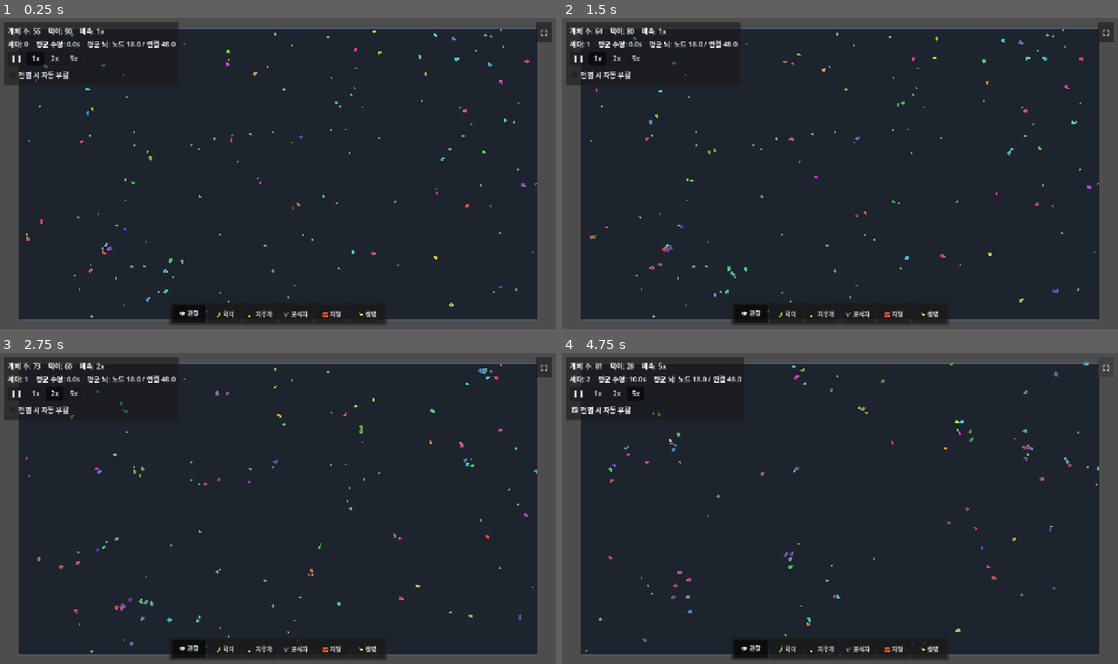
Above: before the commit, frames 1-4 (two rows, left to right).
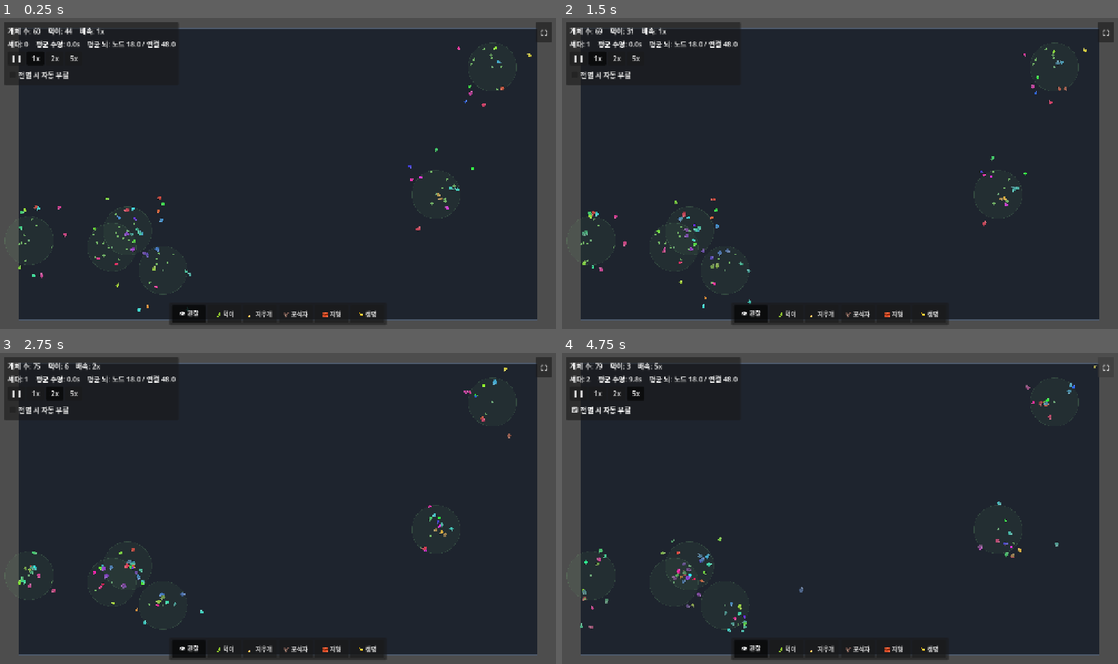
Above: after the commit, the same moments.

Repository: MoriochoRadio/mindlings
Game: Godot game, scene res://scenes/Main.tscn
The game is run twice, just before and just after one commit, with the same random seed, the same clock (stepped at 60 frames per second) and the same inputs.
Inputs:
- Up to frame 1 (0.25 s): no input
- Up to frame 2 (1.5 s): click "❚❚" at 0.5 s; click "1x" at 1.25 s
- Up to frame 3 (2.75 s): click "2x" at 2 s
- Up to frame 4 (4.75 s): click "5x" at 2.75 s; click "전멸 시 자동 부활" at 3.5 s; click "⛶" at 4.25 s

The runs differ from the first frame. In frame 1, 1.2% of the frame differs, in the area x 0-97%, y 3-97%; in frame 2, 1.2%; in frame 3, 1.3%; in frame 4, 1.6%, in the area x 0-97%, y 1-98%.

Commit message:
능동적 생존 1단계: 먹이를 '장소(재생 식물 군락)'에서 나게
DEPTH_ROADMAP '능동적 생존' / IDEAS_BACKLOG 2026-06-14 반영. 전역 랜덤 스폰(수동적·밋밋)을
없애고, 먹이가 '식물 군락'에서 재생되게 → 개체가 자원을 향해 이동·경쟁·군집(정착·농사의 토대).

- FoodSource(신규 scripts/food_source.gd + scenes/FoodSource.tscn): 시드 위치의 재생 군락.
  주변 반경에 먹이를 주기적으로 capacity까지 재생(델타 누적 → 배속 반영). 생길 때 즉시 일부 채움(손맛).
  비옥한 땅을 은은한 패치로 표시(절제). 재생속도·반경·용량 @export.
- World: 전역 스폰(FoodTimer/_spawn_food_random/spawn_food_at) 제거. FoodSources 컨테이너 추가.
  spawn_food_in_radius/count_food_near/spawn_food_source_at/remove_food_sources_near 추가.
  시작 시 군락 N개 심고(각자 즉시 먹이 채움), 개체는 군락 근처에서 시작(초반 대량 아사 방지).
  max_food=전역 안전상한, initial_food_sources/max_food_sources @export.
- GodTools: 🍃 먹이 도구가 이제 '식물 군락 심기'(드래그로 여러 개, 간격 food_source_step).
  지우개/우클릭은 먹이+군락+벽을 함께 제거.
- 개체 인식은 그대로(기존 먹이 센서·시야차단·그리드 활용 — 새 센서 없음).
- 범위: 이번은 '먹이=장소(재생)'까지. 물·건강·집·농사·협동은 다음.
- docs: IDEAS_BACKLOG 2026-06-14, DEPTH_ROADMAP 5장 반영.

Co-Authored-By: Claude Opus 4.8 (1M context) <noreply@anthropic.com>

Diff:
--- /dev/null
+++ b/scenes/FoodSource.tscn
@@ -0,0 +1,6 @@
+[gd_scene load_steps=2 format=3 uid="uid://c8mindlingsfoodsource"]
+
+[ext_resource type="Script" path="res://scripts/food_source.gd" id="1_foodsrc"]
+
+[node name="FoodSource" type="Node2D"]
+script = ExtResource("1_foodsrc")
--- a/scenes/World.tscn
+++ b/scenes/World.tscn
@@ -1,10 +1,11 @@
-[gd_scene load_steps=6 format=3 uid="uid://c3mindlingsworld"]
+[gd_scene load_steps=7 format=3 uid="uid://c3mindlingsworld"]
 
 [ext_resource type="Script" path="res://scripts/World.gd" id="1_world"]
 [ext_resource type="PackedScene" path="res://scenes/Creature.tscn" id="2_creature"]
 [ext_resource type="PackedScene" path="res://scenes/Food.tscn" id="3_food"]
 [ext_resource type="Script" path="res://scripts/GodTools.gd" id="4_godtools"]
 [ext_resource type="PackedScene" path="res://scenes/Predator.tscn" id="5_predator"]
+[ext_resource type="PackedScene" path="res://scenes/FoodSource.tscn" id="6_foodsrc"]
 
 [node name="World" type="Node2D"]
 position = Vector2(40, 40)
@@ -12,6 +13,9 @@
 creature_scene = ExtResource("2_creature")
 food_scene = ExtResource("3_food")
 predator_scene = ExtResource("5_predator")
+food_source_scene = ExtResource("6_foodsrc")
+
+[node name="FoodSources" type="Node2D" parent="."]
 
 [node name="Creatures" type="Node2D" parent="."]
 
@@ -19,8 +23,5 @@
 
 [node name="Predators" type="Node2D" parent="."]
 
-[node name="FoodTimer" type="Timer" parent="."]
-autostart = true
-
 [node name="GodTools" type="Node2D" parent="."]
 script = ExtResource("4_godtools")
--- a/scripts/GodTools.gd
+++ b/scripts/GodTools.gd
@@ -9,12 +9,10 @@
 
 enum Tool { OBSERVE, FOOD, ERASE, PREDATOR, WALL, LIFE }
 
-@export_group("먹이 뿌리기")
-## 한 번 찍을 때 먹이가 퍼지는 반경(px). 크게 = 관대한 조작(캐주얼).
-@export var spread_radius: float = 42.0
-## 한 번의 적용(찍기/드래그 한 스텝)당 뿌리는 먹이 수.
-@export var food_per_drop: int = 4
-## 드래그로 칠할 때 이만큼 움직일 때마다 한 번 더 뿌린다(과도 스폰·뭉침 방지).
+@export_group("먹이 / 식물 군락")
+## 드래그로 식물 군락을 심을 때 간격(px). 너무 빽빽하지 않게.
+@export var food_source_step: float = 50.0
+## 드래그로 칠할 때 기본 최소 간격(px) — 벽 등 다른 도구 공용.
 @export var paint_step: float = 16.0
 
 @export_group("지우개")
@@ -87,6 +85,8 @@
 			return maxf(4.0, wall_brush * 0.8)
 		Tool.LIFE:
 			return life_step
+		Tool.FOOD:
+			return food_source_step
 	return paint_step
 
 func _apply(tool_id: int, pos: Vector2) -> void:
@@ -96,7 +96,7 @@
 			if _world != null:
 				_world.select_creature_at(pos)
 		Tool.FOOD:
-			_spread_food(pos)
+			_plant_food_source(pos)
 		Tool.ERASE:
 			_erase(pos)
 		Tool.PREDATOR:
@@ -107,24 +107,19 @@
 			_spawn_life(pos)
 	_last_paint = pos
 
-func _spread_food(pos: Vector2) -> void:
+## 🍃 먹이 도구: 그 자리에 식물 군락을 심는다(드래그로 여러 개). 군락이 즉시 먹이를 채운다(손맛).
+func _plant_food_source(pos: Vector2) -> void:
 	if _world == null:
 		return
-	var any: bool = false
-	for i in food_per_drop:
-		var off := Vector2(randf_range(-1.0, 1.0), randf_range(-1.0, 1.0))
-		if off.length() > 1.0:
-			off = off.normalized()  # 원 안에 고르게
-		if _world.spawn_food_at(pos + off * spread_radius):
-			any = true
-	if any:
-		_spawn_effect(pos, spread_radius, _FOOD_COLOR)
+	if _world.spawn_food_source_at(pos):
+		_spawn_effect(pos, 40.0, _FOOD_COLOR)
 
-## 지우개(보조 모드 포함): 반경 안의 먹이와 벽을 함께 지운다.
+## 지우개(보조 모드 포함): 반경 안의 먹이·식물 군락·벽을 함께 지운다.
 func _erase(pos: Vector2) -> void:
 	if _world == null:
 		return
 	var hit: bool = _world.remove_food_near(pos, erase_radius) > 0
+	hit = _world.remove_food_sources_near(pos, erase_radius) > 0 or hit
 	hit = _world.erase_wall(pos, erase_radius) or hit
 	if hit:
 		_spawn_effect(pos, erase_radius, _ERASE_COLOR)
--- a/scripts/World.gd
+++ b/scripts/World.gd
@@ -22,19 +22,15 @@
 ## 플레이어가 풀 수 있는 포식자 절대 상한(프레임 보호). 도구는 이 안에서 자유롭게 푼다.
 @export var max_predators: int = 50
 
-@export_group("먹이")
+@export_group("먹이 / 식물 군락")
 @export var food_scene: PackedScene
-## 시작 시 깔아둘 먹이 수.
-@export var food_start_count: int = 90
-## 먹이 스폰 주기(초). 줄이면 먹이 풍부 → 인구↑.
-@export var food_spawn_interval: float = 1.0
-## 한 번에 스폰하는 먹이 수.
-@export var food_per_spawn: int = 8
-## 맵 위 먹이 수 상한(자동 스폰 타이머용).
-@export var max_food: int = 220
-## 플레이어 도구로 놓는 먹이의 절대 안전 상한(프레임 보호용). 자동 스폰과 별개로
-## 손맛을 위해 넉넉히 둔다(쿨다운·자원 부담 없음 — FUN_DESIGN ①).
-@export var player_food_hard_cap: int = 800
+@export var food_source_scene: PackedScene
+## 맵 전체 먹이 수 안전 상한(모든 군락 재생의 전역 한도 — 성능 보호).
+@export var max_food: int = 240
+## 시작 시 심는 식물 군락 수.
+@export var initial_food_sources: int = 6
+## 플레이어가 심을 수 있는 군락 절대 상한(성능 보호).
+@export var max_food_sources: int = 40
 
 @export_group("번식/진화")
 ## 이 에너지를 넘으면 번식한다(높을수록 번식 어려움 → 인구↓).
@@ -90,8 +86,8 @@
 
 @onready var _creatures: Node2D = $Creatures
 @onready var _food: Node2D = $Food
+@onready var _food_sources: Node2D = $FoodSources
 @onready var _predators: Node2D = $Predators
-@onready var _food_timer: Timer = $FoodTimer
 
 var _bounds: Rect2 = Rect2()
 
@@ -143,8 +139,6 @@
 func _ready() -> void:
 	add_to_group("world")
 	_bounds = Rect2(Vector2.ZERO, world_size)
-	_food_timer.timeout.connect(_on_food_timer)
-	_food_timer.start(food_spawn_interval)
 	_spawn_initial()
 	queue_redraw()
 
@@ -161,18 +155,21 @@
 	draw_rect(_bounds, Color(0.30, 0.35, 0.42), false, 2.0)
 
 func _spawn_initial() -> void:
+	# 먼저 식물 군락을 심는다(각 군락은 _ready에서 주변에 먹이를 즉시 채운다).
+	for i in initial_food_sources:
+		_spawn_food_source(_random_point())
+	# 개체는 군락 근처에서 시작 — 초반 대량 아사 방지(즉시 멸종 안 나게).
 	for i in initial_creatures:
-		_spawn_creature(_random_point())
-	for i in food_start_count:
-		_spawn_food_random()
-
-func _on_food_timer() -> void:
-	var space: int = max_food - _food.get_child_count()
-	if space <= 0:
-		return
-	var n: int = mini(food_per_spawn, space)
-	for i in n:
-		_spawn_food_random()
+		_spawn_creature(_creature_start_point())
+
+## 시작 개체 위치: 무작위 군락 근처. 군락이 없으면 완전 무작위.
+func _creature_start_point() -> Vector2:
+	var srcs: Array = _food_sources.get_children()
+	if srcs.is_empty():
+		return _random_point()
+	var s: Node2D = srcs[randi() % srcs.size()]
+	var off := Vector2(randf_range(-1.0, 1.0), randf_range(-1.0, 1.0)).limit_length(1.0)
+	return (s.position + off * 180.0).clamp(_bounds.position, _bounds.end)
 
 func _spawn_creature(pos: Vector2) -> void:
 	if creature_scene == null or _creatures.get_child_count() >= max_creatures:
@@ -316,32 +313,61 @@
 	f.position = pos
 	_food.add_child(f)
 
-## 벽이 아닌 무작위 지점에 먹이를 스폰(자동 스폰용). 벽이 많으면 몇 번 재시도 후 스킵.
-func _spawn_food_random() -> void:
-	for _try in 8:
-		var p: Vector2 = _random_point()
+## 군락이 호출: 중심 주변 반경 안(원 균등분포)에 먹이 한 알을 돋게 한다. 벽/경계/전역상한 회피.
+func spawn_food_in_radius(center: Vector2, radius: float) -> bool:
+	if food_scene == null or _food.get_child_count() >= max_food:
+		return false
+	for _try in 6:
+		var ang: float = randf() * TAU
+		var r: float = sqrt(randf()) * radius  # 원 안에 고르게
+		var p: Vector2 = (center + Vector2(cos(ang), sin(ang)) * r).clamp(_bounds.position, _bounds.end)
 		if not _cell_blocked(p):
 			_spawn_food(p)
-			return
-
-## 신의 도구가 임의 위치(월드 로컬)에 먹이를 놓는다(M4 먹이 권능). 경계 안으로 보정.
-## 벽 위에는 놓지 않는다(도달 불가 먹이 방지). 안전 상한·벽이면 false.
-func spawn_food_at(local_pos: Vector2) -> bool:
-	if food_scene == null or _food.get_child_count() >= player_food_hard_cap:
+			return true
+	return false
+
+## 군락 용량 판정용: 중심 반경 안의 먹이 수(먹이 수가 적어 직접 순회 — 그리드 프레임 staleness 회피).
+func count_food_near(center: Vector2, radius: float) -> int:
+	var r2: float = radius * radius
+	var n: int = 0
+	for f in _food.get_children():
+		if center.distance_squared_to(f.position) <= r2:
+			n += 1
+	return n
+
+## 신 도구가 그 자리에 새 식물 군락을 심는다(🍃 먹이 도구). 군락이 즉시 먹이를 채운다.
+func spawn_food_source_at(local_pos: Vector2) -> bool:
+	if food_source_scene == null or _food_sources.get_child_count() >= max_food_sources:
 		return false
 	var p: Vector2 = local_pos.clamp(_bounds.position, _bounds.end)
 	if _cell_blocked(p):
 		return false
-	_spawn_food(p)
+	_spawn_food_source(p)
 	return true
 
-## 보조 모드: 주어진 위치 반경 안의 먹이를 지운다. 지운 개수를 반환.
+func _spawn_food_source(pos: Vector2) -> void:
+	var s: FoodSource = food_source_scene.instantiate()
+	s.position = pos
+	s.setup(self)
+	_food_sources.add_child(s)
+
+## 보조 모드: 반경 안의 먹이를 지운다. 지운 개수를 반환.
 func remove_food_near(local_pos: Vector2, radius: float) -> int:
 	var r2: float = radius * radius
 	var removed: int = 0
 	for f in _food.get_children():
 		if local_pos.distance_squared_to(f.position) <= r2:
 			f.queue_free()
+			removed += 1
+	return removed
+
+## 보조 모드: 반경 안의 식물 군락을 제거(지우개/우클릭). 지운 개수를 반환.
+func remove_food_sources_near(local_pos: Vector2, radius: float) -> int:
+	var r2: float = radius * radius
+	var removed: int = 0
+	for s in _food_sources.get_children():
+		if local_pos.distance_squared_to(s.position) <= r2:
+			s.queue_free()
 			removed += 1
 	return removed
 
--- /dev/null
+++ b/scripts/food_source.gd
@@ -0,0 +1,48 @@
+extends Node2D
+class_name FoodSource
+## 식물 군락(재생 자원) — DEPTH_ROADMAP '능동적 생존' 1단계.
+## 전역 랜덤 스폰을 대체: 먹이가 '장소'에서 난다. 개체는 군락으로 이동·경쟁·군집한다
+## (기존 먹이 센서·시야차단·그리드를 그대로 활용 — 새 센서 없음). 정착·농사의 토대.
+## 범위: 이번엔 '재생 자원'까지. 가꾸기·농사·물·집은 다음 단계.
+
+@export var spawn_radius: float = 90.0    # 먹이가 돋는 반경(군락 크기)
+@export var capacity: int = 14            # 군락 주변 먹이 최대치(이 이상이면 재생 멈춤)
+@export var regen_interval: float = 1.1   # 재생 시도 주기(초). 배속이면 더 빨리 자란다(델타 누적).
+@export var per_regen: int = 2            # 한 번에 재생하는 먹이 수
+@export_range(0.0, 1.0) var prefill_ratio: float = 0.6  # 생길 때 즉시 채우는 비율(손맛/즉각 반응)
+
+var _world: World = null
+var _accum: float = 0.0
+
+func setup(world: World) -> void:
+	_world = world
+
+func _ready() -> void:
+	add_to_group("food_source")
+	# 심자마자 일부를 즉시 채운다 — 군락을 놓으면 바로 먹이가 보이게(손맛).
+	if _world != null:
+		var n: int = int(round(capacity * prefill_ratio))
+		for i in n:
+			_world.spawn_food_in_radius(position, spawn_radius)
+	queue_redraw()
+
+## 주기적으로 군락 주변 먹이를 최대치까지 재생한다(배속의 영향을 받는 델타 누적).
+func _process(delta: float) -> void:
+	if _world == null:
+		return
+	_accum += delta
+	if _accum < regen_interval:
+		return
+	_accum = 0.0
+	var nearby: int = _world.count_food_near(position, spawn_radius)
+	if nearby >= capacity:
+		return
+	var n: int = mini(per_regen, capacity - nearby)
+	for i in n:
+		_world.spawn_food_in_radius(position, spawn_radius)
+
+## 비옥한 땅을 은은하게 표시(절제). 정적이라 한 번만 그린다(군락은 Food보다 아래에 깔림).
+func _draw() -> void:
+	draw_circle(Vector2.ZERO, spawn_radius, Color(0.40, 0.70, 0.42, 0.07))
+	draw_arc(Vector2.ZERO, spawn_radius, 0.0, TAU, 48, Color(0.50, 0.80, 0.52, 0.18), 1.5)
+	draw_circle(Vector2.ZERO, 4.0, Color(0.55, 0.85, 0.58, 0.7))
Not shown, changed: docs/DEPTH_ROADMAP.md
Not shown, changed: docs/IDEAS_BACKLOG.md
